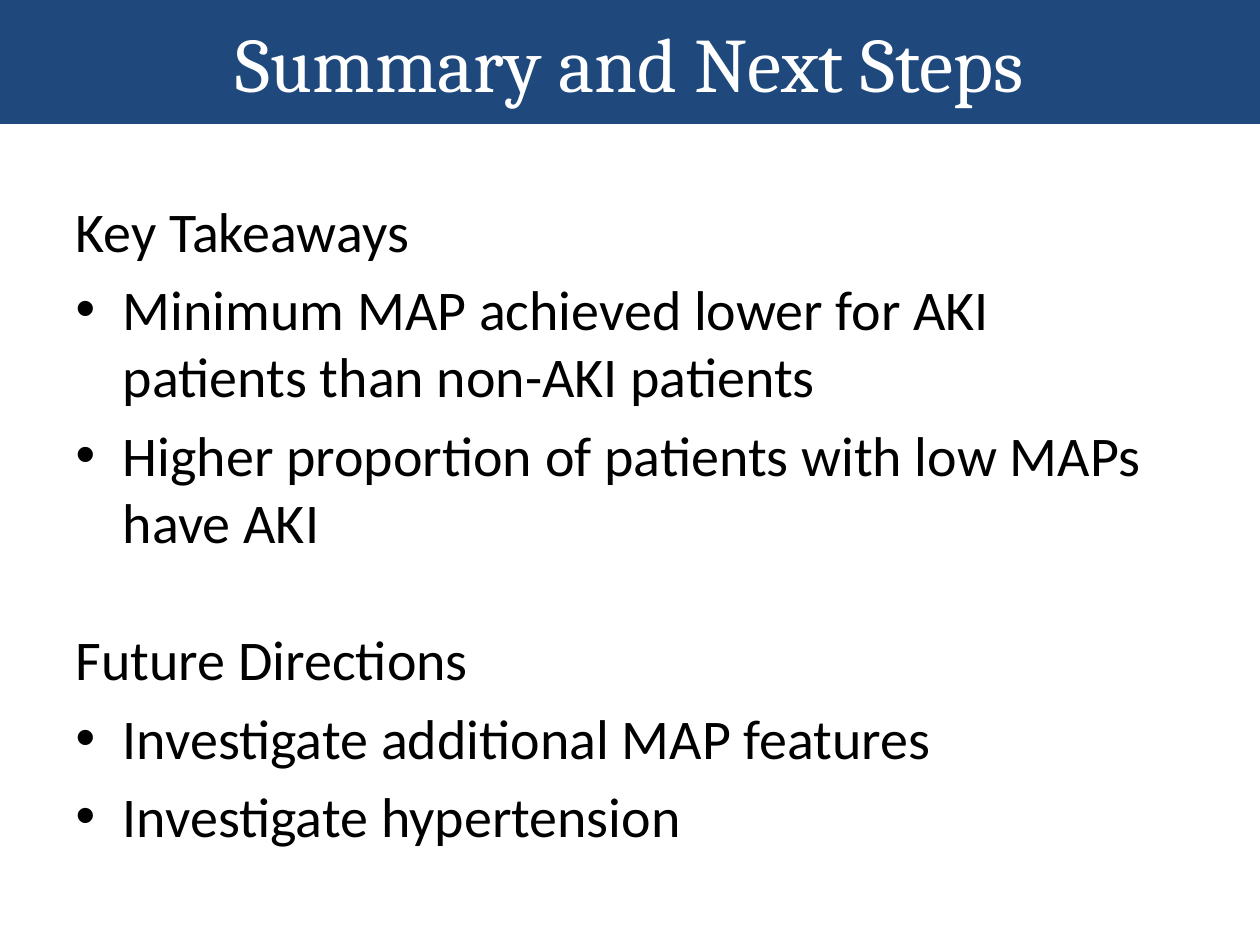
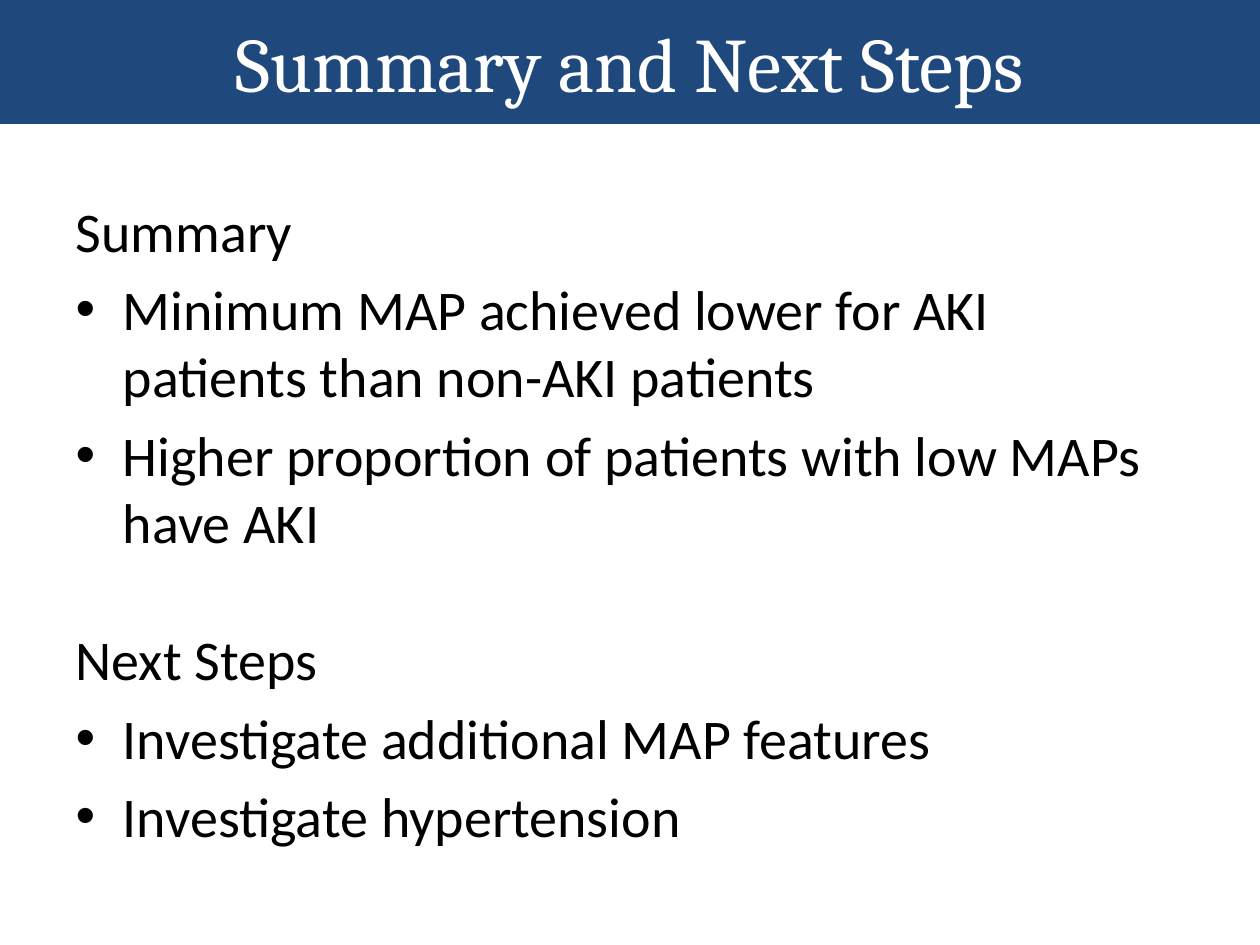
Before and after one commit to nalinimsingh/HST.953-AKI-Prediction, a slide deck: slide 14 of docs/Presentation.pptx. Drawn at 1260x945 pixels with LibreOffice and Linux fonts; fonts in the diff are those of the drawing. Boxes give left, top, right and bottom in pixels: in the first picture for what was removed or moved away, otherwise in the second. Text is boxed around its words. In the diff, an @@ line names an element or a change of style, - is before the commit and + after.

```diff
--- a/docs/Presentation.pptx
+++ b/docs/Presentation.pptx
@@ text at box(76, 215, 293, 261): text changed @@
-Key Takeaways
+Summary
@@ text at box(76, 643, 318, 689): text changed @@
-Future Directions
+Next Steps
```
Also in this commit, not shown: 2 other slides changed, 1 other file.
